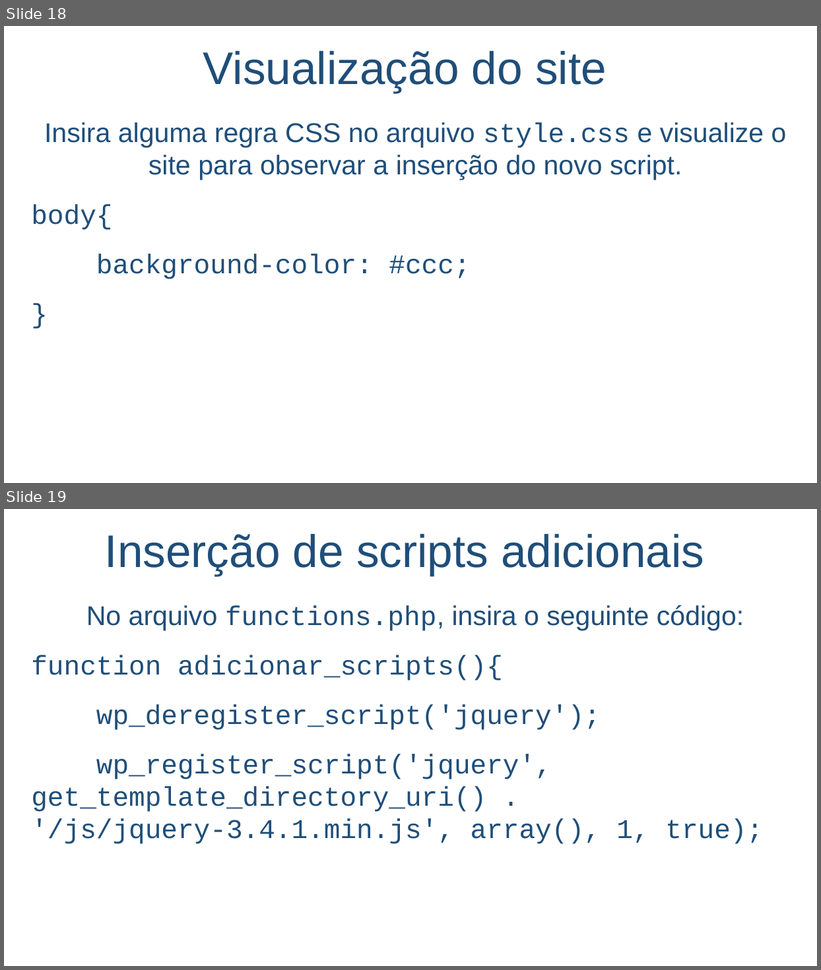
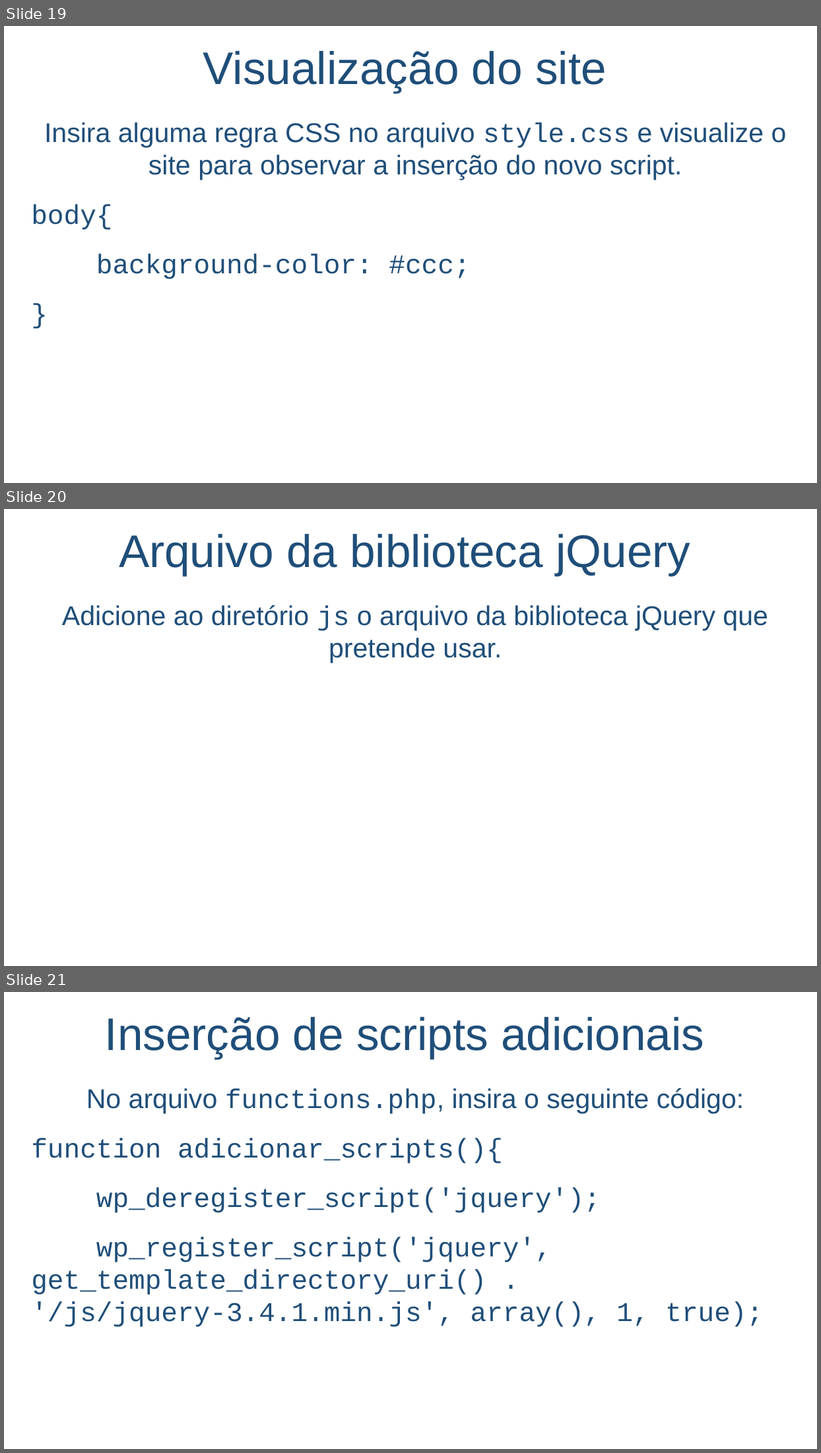
Before and after one commit to salmo-jr/public-slides, a slide deck: wordpress-como-criar-um-novo-tema.pptx. Shown one above the other, each under a label of ours: slides 18 and 19 before the commit, slides 19, 20 and 21 after it. The pictures are 821x970 and 821x1453 pixels, drawn with LibreOffice and Linux fonts; fonts in the diff are those of the drawing; background and template pictures are left out. Boxes give left, top, right and bottom in pixels: in the first picture for what was removed or moved away, otherwise in the second. Text is boxed around its words. In the diff, an @@ line names an element or a change of style, - is before the commit and + after.

```diff
--- a/wordpress-como-criar-um-novo-tema.pptx
+++ b/wordpress-como-criar-um-novo-tema.pptx
@@ slide 20 added at bbox=[4, 509, 817, 966], background picture (left out) @@
@@ title added at bbox=[119, 533, 690, 576], 54 pt, text #1F4E79 @@
+Arquivo da biblioteca jQuery
@@ text added at bbox=[62, 605, 768, 663], 32 pt, text #1F4E79 @@
+Adicione ao diretório js o arquivo da biblioteca jQuery que pretende usar.
@@ what was slide 18 is now slide 19 @@
@@ what was slide 19 is now slide 21 @@
```
Also in this commit, not shown: 7 slides changed, 6 other slides added.
